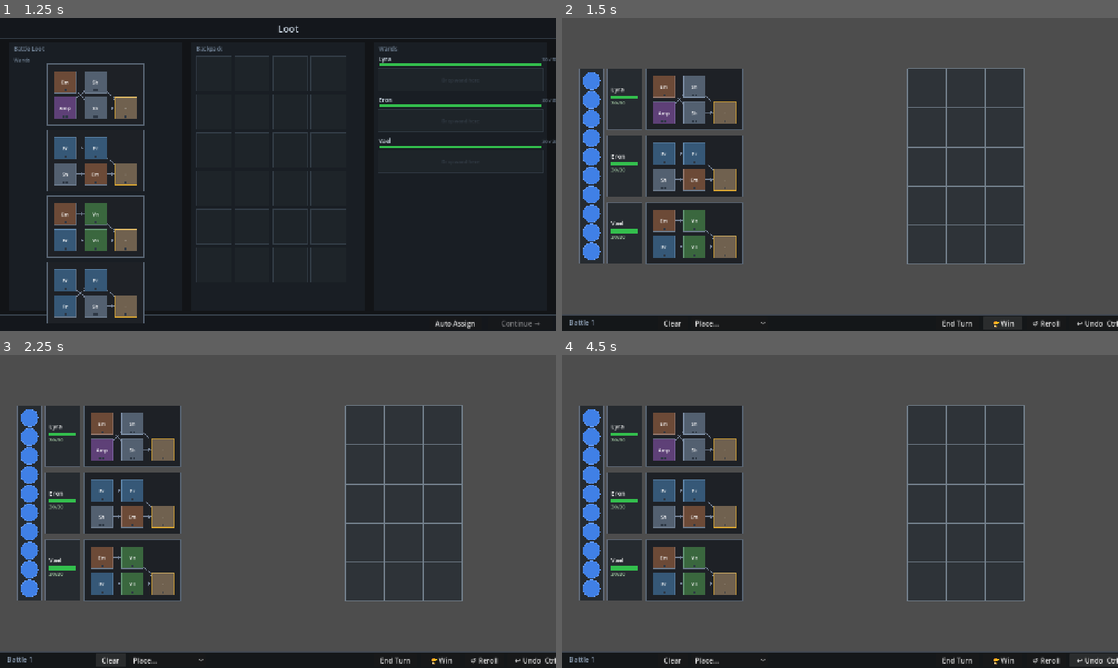
Above: before the commit, frames 1-4 (two rows, left to right).
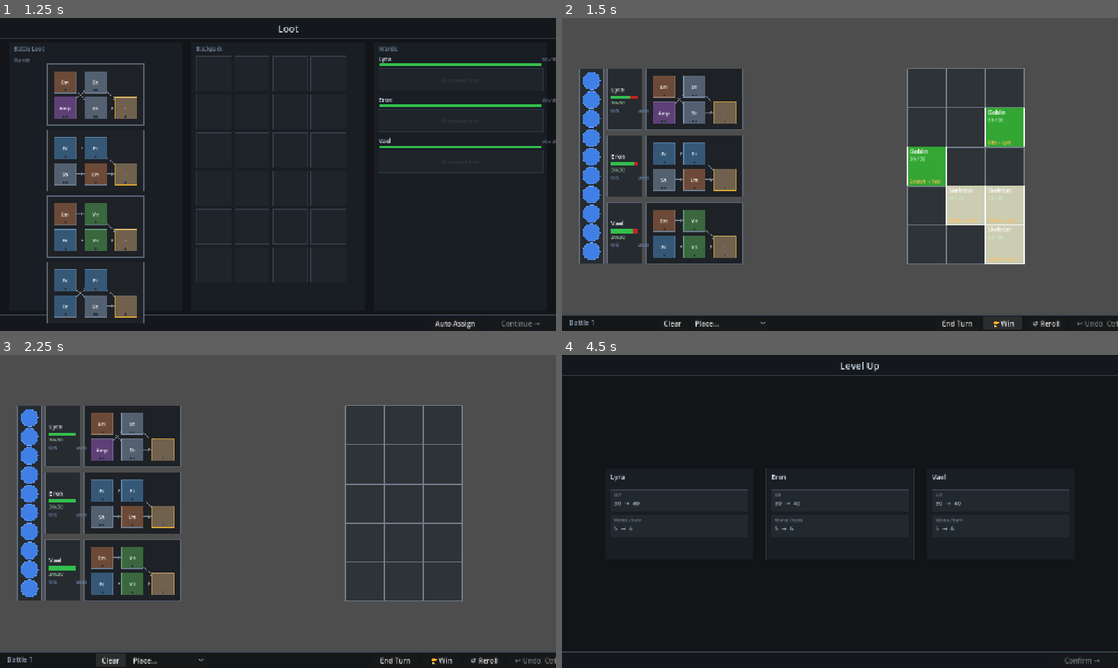
Above: after the commit, the same moments.

Repository: MoYapro/magic-monster-battle
Game: Godot game, scene res://scenes/world/path_selection_screen.tscn
Two runs of this game, one before a commit and one after it. Both use one fixed random seed, a clock stepped at 60 frames per second and the inputs below.
Inputs (mouse positions are in pixels of both pictures, inside the frame that each line leads up to):
- Up to frame 1 (1.25 s): tap Enter at 0.5 s; move the mouse to (400, 158) at 0.52 s; tap Z at 0.6 s; click (400, 158) at 0.67 s
- Up to frame 2 (1.5 s): click "Auto Assign" at 1.25 s
- Up to frame 3 (2.25 s): click "Clear" at 2 s
- Up to frame 4 (4.5 s): click "Place..." at 2.75 s; click "End Turn" at 3.5 s; click (1084, 661) at 4.25 s, where only the run after the commit has a clickable "Continue →"

Frame 1 is identical in both runs. In frame 2, 4.7% of the frame differs, in the area x 8-100%, y 24-99%; in frame 3, 0.1%; in frame 4, 83%, in the area x 0-100%, y 0-99%.
Error before the commit: Invalid call to function 'get' in base 'RefCounted (Barrel)'. Expected 1 argument(s). (res://scripts/battle/battle_composer.gd:161)

Commit message:
fix some code

Diff:
--- a/scripts/battle/battle_composer.gd
+++ b/scripts/battle/battle_composer.gd
@@ -158,7 +158,8 @@
 		if valid.is_empty():
 			positions[i] = Vector2i(-1, -1)
 			continue
-		var off_role: MonsterRole.Type = items[i].get("off_role", MonsterRole.Type.NONE)
+		var _raw_off_role: Variant = items[i].get("off_role")
+		var off_role: MonsterRole.Type = _raw_off_role if _raw_off_role != null else MonsterRole.Type.NONE
 		var pref_row := _blended_row(role, off_role)
 		var chosen := _pick_biased(valid, pref_row, rng)
 		positions[i] = chosen
--- a/scripts/battle/battle_scene.gd
+++ b/scripts/battle/battle_scene.gd
@@ -602,9 +602,9 @@
 
 	var cell := enemy_grid.get_cell_at(enemy_grid.to_local(mouse))
 	if cell.x >= 0:
+		get_viewport().set_input_as_handled()
 		_fire_at_cell(cell)
 		_cancel_targeting()
-		get_viewport().set_input_as_handled()
 		return
 
 	for mage in _mage_displays:
